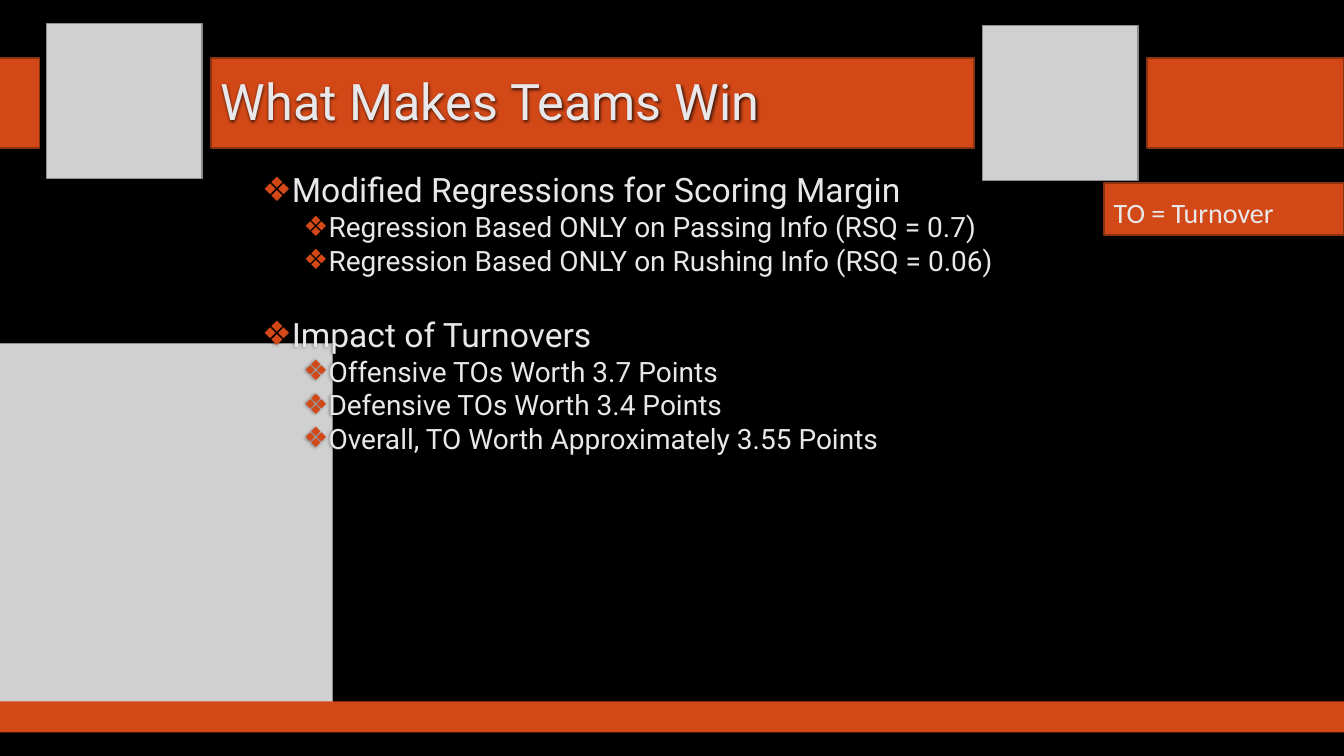
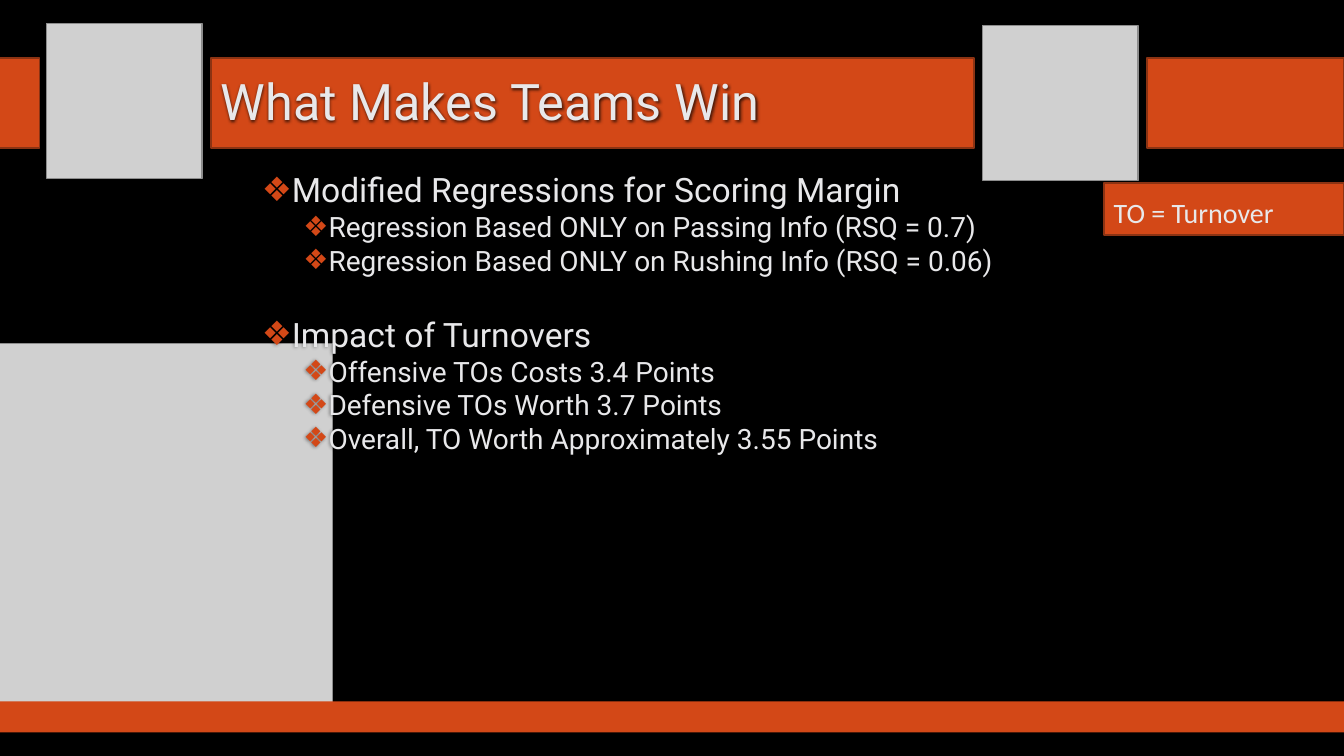
Before and after one commit to SuperMarioGiacomazzo/STOR538_WEBSITE, a slide deck: slide 8 of Slides/Football 1/Footballl_1_Lecture.pptx. Drawn at 1344x756 pixels with LibreOffice and Linux fonts; fonts in the diff are those of the drawing; grey boxes stand for pictures; background and template pictures are left out. Boxes give left, top, right and bottom in pixels: in the first picture for what was removed or moved away, otherwise in the second. Text is boxed around its words. In the diff, an @@ line names an element or a change of style, - is before the commit and + after.

```diff
--- a/Slides/Football 1/Footballl_1_Lecture.pptx
+++ b/Slides/Football 1/Footballl_1_Lecture.pptx
@@ text at (329,356,721,422): text changed @@
-  ❖ Offensive TOs Worth 3.7 Points
-  ❖ Defensive TOs Worth 3.4 Points
+  ❖ Offensive TOs Costs 3.4 Points
+  ❖ Defensive TOs Worth 3.7 Points
```
Also in this commit, not shown: 1 other slide changed, 3 other files.
